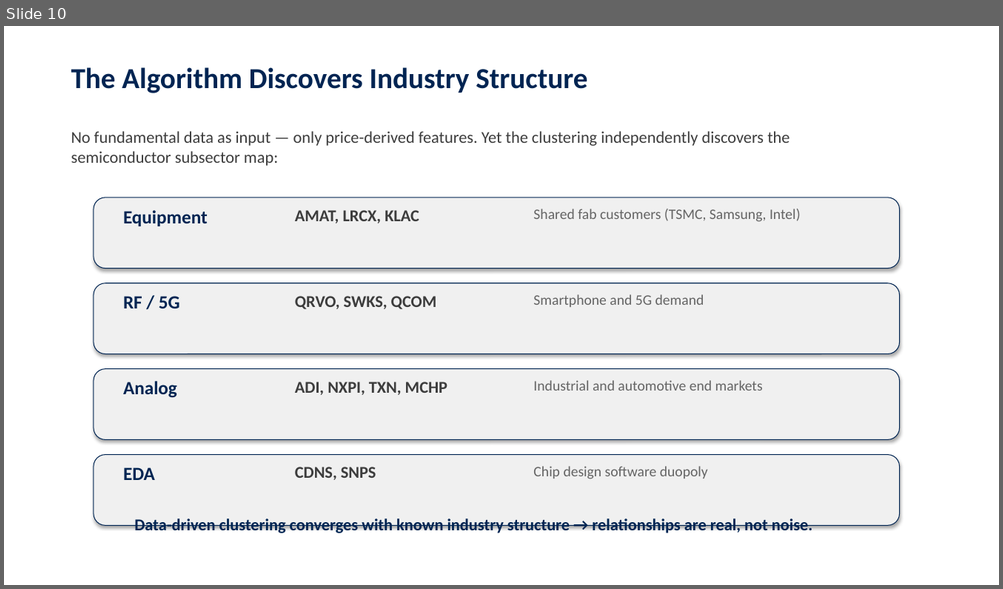
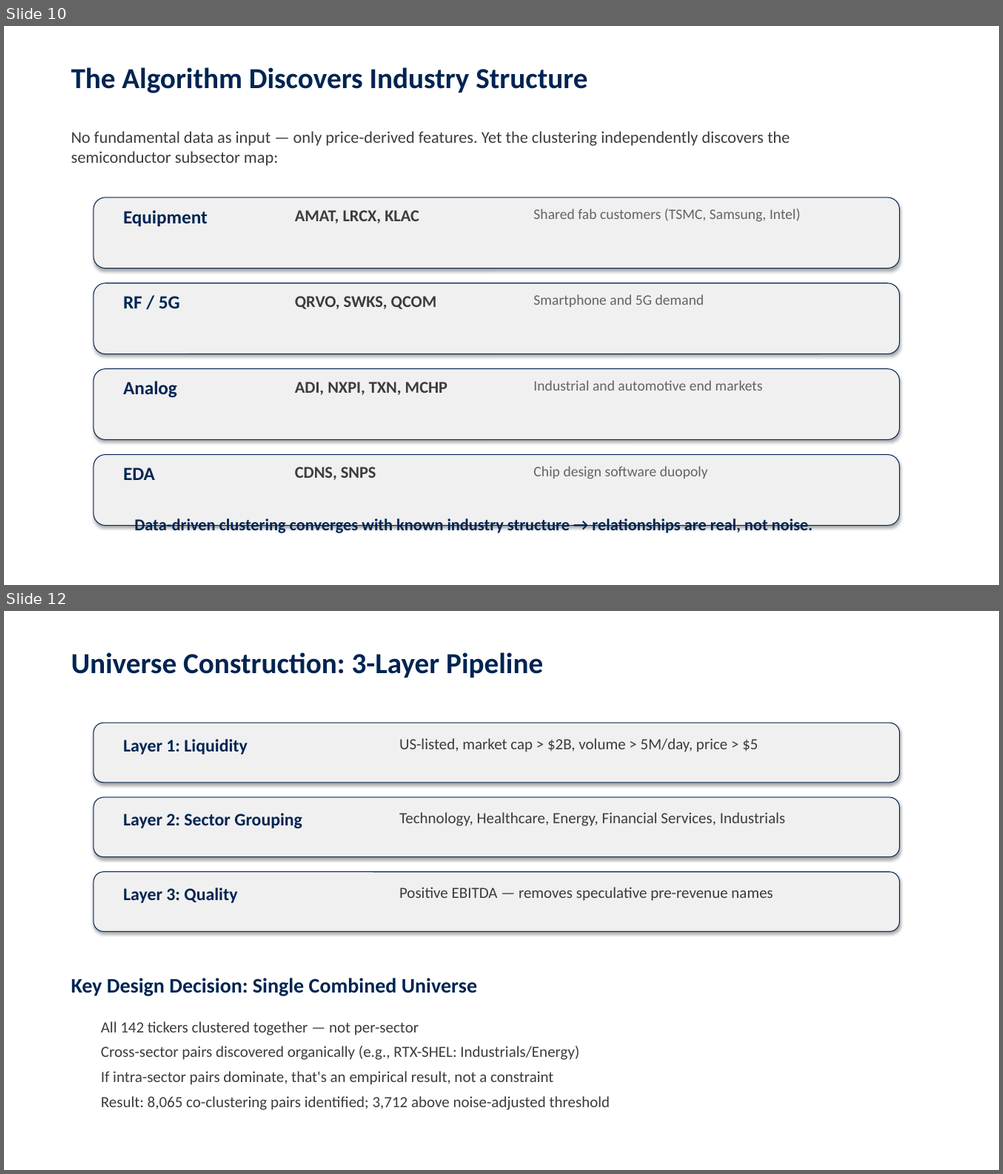
Before and after one commit to jcmcode/pairs-test, a slide deck: deliverables/presentation.pptx. Shown one above the other, each under a label of ours: slide 10 before the commit, slides 10 and 12 after it; the slides between them are not shown. The pictures are 1003x589 and 1003x1174 pixels, drawn with LibreOffice and Linux fonts; fonts in the diff are those of the drawing. Boxes give left, top, right and bottom in pixels: in the first picture for what was removed or moved away, otherwise in the second. Text is boxed around its words. In the diff, an @@ line names an element or a change of style, - is before the commit and + after.

```diff
--- a/deliverables/presentation.pptx
+++ b/deliverables/presentation.pptx
@@ slide 12 added at box(4, 611, 999, 1170), background #FFFFFF @@
@@ text added at box(71, 652, 543, 678), 28 pt, text #002452, bold @@
+Universe Construction: 3-Layer Pipeline
@@ rounded rectangle added at box(94, 723, 899, 783), fill #F0F0F0, outline #002452 0.75 pt @@
@@ text added at box(123, 739, 247, 755), 17 pt, text #002452, bold @@
+Layer 1: Liquidity
@@ text added at box(399, 738, 757, 752), 15 pt, text #3C3C3C @@
+US-listed, market cap > $2B, volume > 5M/day, price > $5
@@ rounded rectangle added at box(94, 797, 899, 857), fill #F0F0F0, outline #002452 0.75 pt @@
@@ text added at box(123, 813, 302, 829), 17 pt, text #002452, bold @@
+Layer 2: Sector Grouping
@@ text added at box(399, 812, 785, 826), 15 pt, text #3C3C3C @@
+Technology, Healthcare, Energy, Financial Services, Industrials
@@ rounded rectangle added at box(94, 872, 899, 932), fill #F0F0F0, outline #002452 0.75 pt @@
@@ text added at box(123, 888, 237, 903), 17 pt, text #002452, bold @@
+Layer 3: Quality
@@ text added at box(399, 887, 772, 901), 15 pt, text #3C3C3C @@
+Positive EBITDA — removes speculative pre-revenue names
@@ text added at box(71, 978, 477, 997), 20 pt, text #002452, bold @@
+Key Design Decision: Single Combined Universe
@@ text added at box(101, 1022, 610, 1111), 15 pt, text #3C3C3C @@
+All 142 tickers clustered together — not per-sector
+Cross-sector pairs discovered organically (e.g., RTX-SHEL: Industrials/Energy)
+If intra-sector pairs dominate, that's an empirical result, not a constraint
+Result: 8,065 co-clustering pairs identified; 3,712 above noise-adjusted threshold
```
Also in this commit, not shown: 6 slides changed, 14 other slides added, 10 slides removed, 3 other files.
